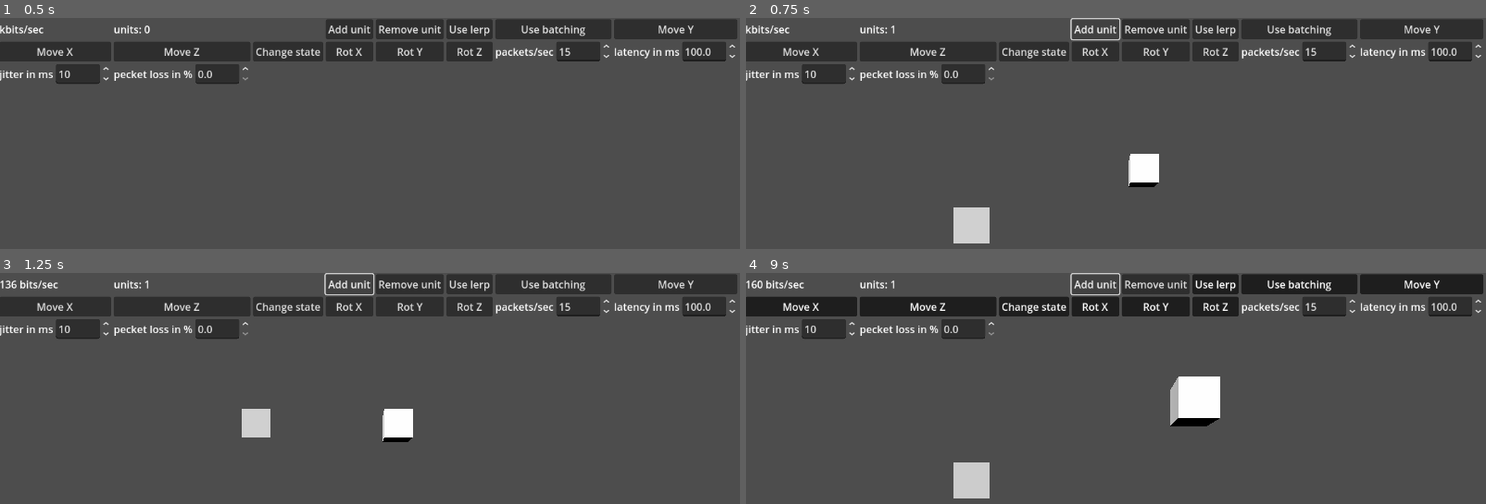
Above: before the commit, frames 1-4 (two rows, left to right).
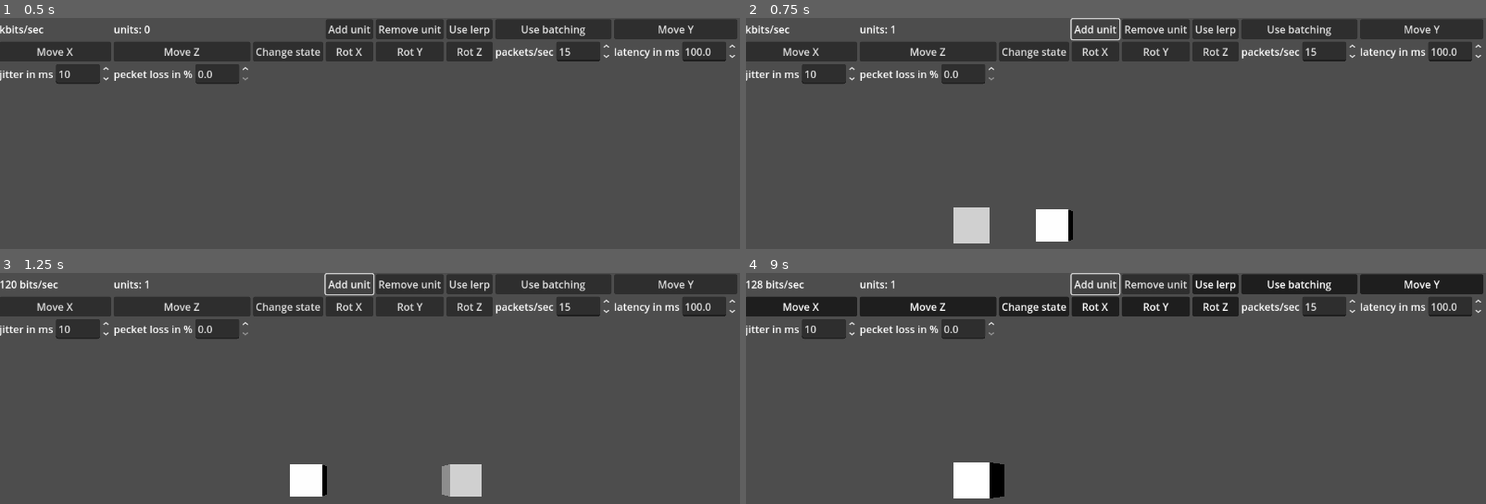
Above: after the commit, the same moments.

Repository: wowtamz/efficient-state-sync
Game: Godot game, scene res://3d/benchmark.tscn
The game is run twice, just before and just after one commit, with the same random seed, the same clock (stepped at 60 frames per second) and the same inputs. This scene is started directly instead of the project's main scene.
Inputs:
- Up to frame 1 (0.5 s): no input
- Up to frame 2 (0.75 s): click "Add unit" at 0.5 s
- Up to frame 3 (1.25 s): no input
- Up to frame 4 (9 s): click "Remove unit" at 1.25 s; click "Use lerp" at 2 s; click "Use batching" at 2.75 s; click "Move Y" at 3.5 s; click "Move X" at 4.25 s; click "Move Z" at 5 s; click "Change state" at 5.75 s; click "Rot X" at 6.5 s; click "Rot Y" at 7.25 s; click "Rot Z" at 8 s; click "Add unit" at 8.75 s

Frame 1 is identical in both runs. In frame 2, 1.3% of the frame differs, in the area x 39-56%, y 58-97%; in frame 3, 2.5%, in the area x 0-66%, y 3-97%; in frame 4, 2.5%.

Commit message:
updated movement area of unit.tscn

Diff:
--- a/3d/benchmark.tscn
+++ b/3d/benchmark.tscn
@@ -37,7 +37,7 @@
 func add_unit(id: int = id_counter) -> void:
 	var new_unit = unit_scene.instantiate()
 	new_unit.id = id
-	new_unit.position.x = 3 + randi_range(-2, 2)
+	new_unit.position.x = -3 + randi_range(-2, 2)
 	new_unit.position.y = randi_range(-2, 2)
 	new_unit.position.z = randi_range(-2, 2)
 
@@ -196,7 +196,7 @@
 	return null
 "
 
-[node name="benchmark" type="Control"]
+[node name="benchmark2" type="Control"]
 layout_mode = 3
 anchors_preset = 15
 anchor_right = 1.0
--- a/3d/shadow.tscn
+++ b/3d/shadow.tscn
@@ -59,7 +59,7 @@
 	_state = state_data.get_value(StateData3D.STATE)
 
 	if pos_x:
-		position.x = -5.0 + pos_x
+		position.x = 5.0 + pos_x
 	if pos_y:
 		position.y = pos_y
 	if pos_z:
@@ -285,7 +285,7 @@
 	var y = data.get_value(StateData3D.POS_Y)
 	var z = data.get_value(StateData3D.POS_Z)
 
-	var offset = -5.0
+	var offset = 5.0
 
 	_last_pos = Vector3(x + offset if x else _last_pos.x, y if y else _last_pos.y, z if z else _last_pos.z)
 
--- a/3d/unit.tscn
+++ b/3d/unit.tscn
@@ -14,7 +14,7 @@
 
 var id: int = 0
 
-var movement_area = Vector3(8, 4, 8)
+var movement_area = Vector3(-8, 4, 8)
 var move_dir = Vector3(0, 0, 0)
 var move_speed = 4.0
 
@@ -122,7 +122,7 @@
 
 	if move_horizontally or move_vertially or move_depthwise:
 		position += move_dir * move_speed * delta
-	if position.x > movement_area.x or position.x < 0:
+	if position.x < movement_area.x or position.x > 0:
 		move_dir.x *= -1
 	if position.y > movement_area.y or position.y < -4:
 		move_dir.y *= -1
